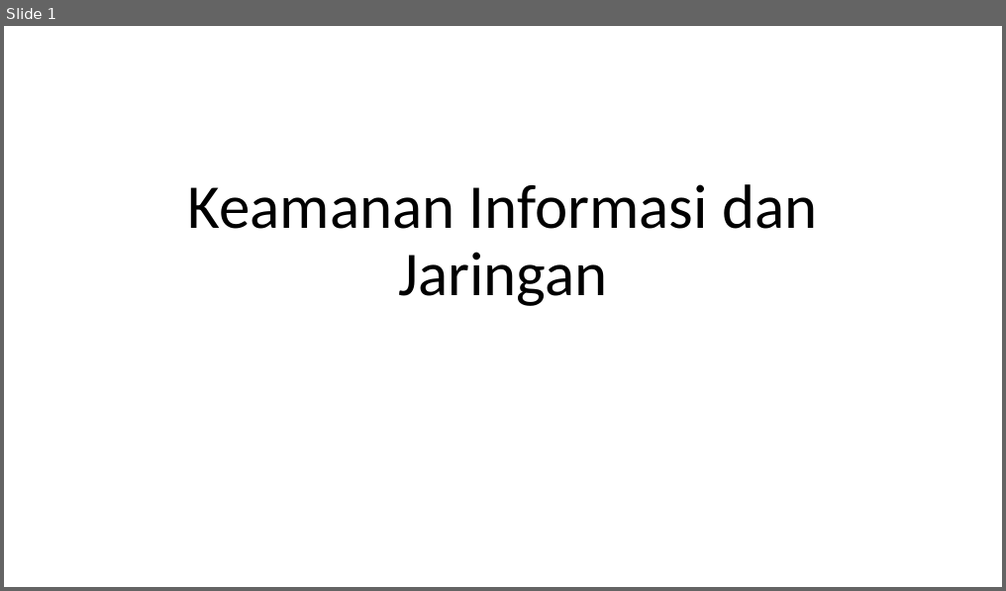
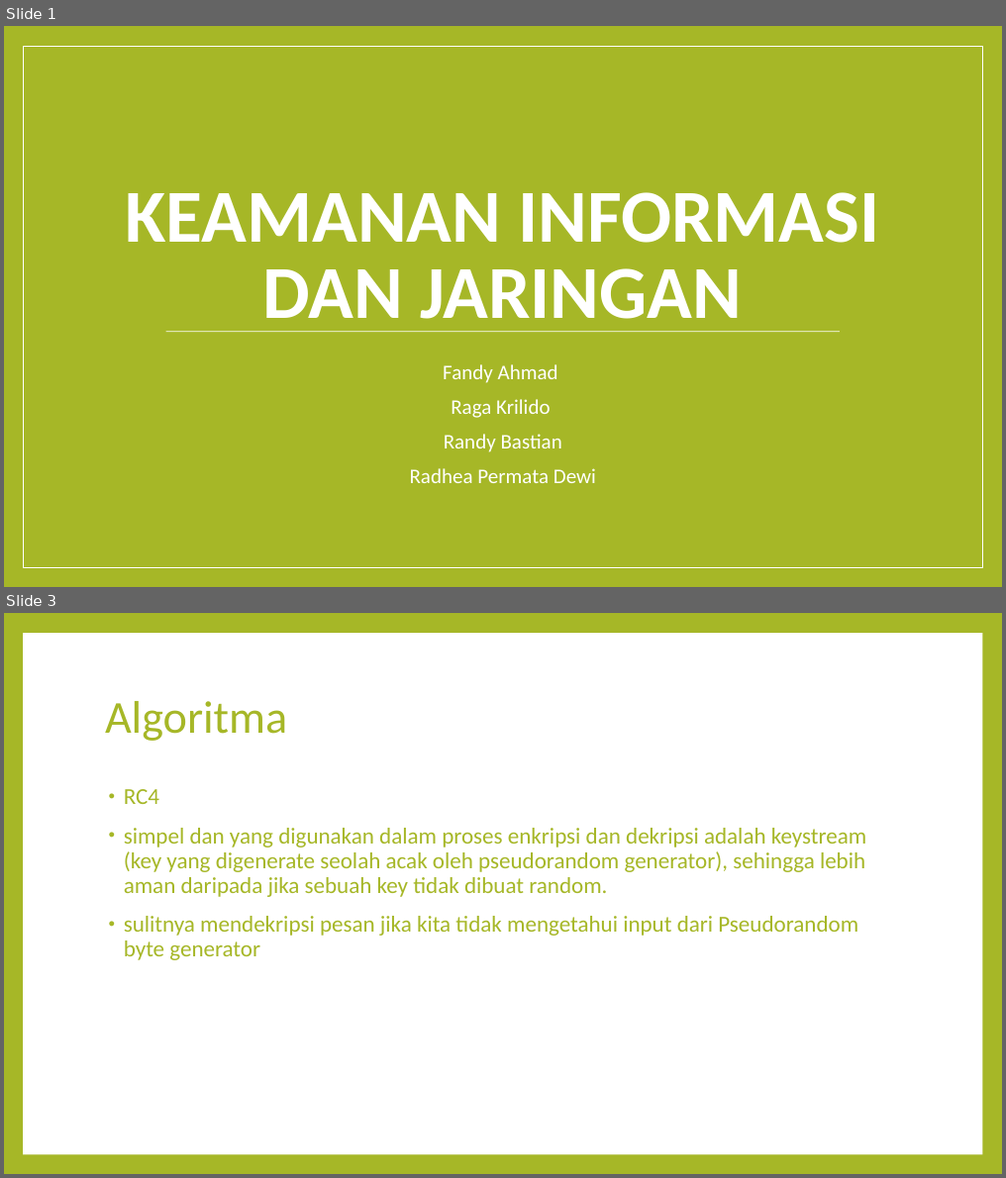
Before and after one commit to radheadewi/chattingKIJ, a slide deck: Dokumentasi/Presentasi Diskusi.ppt. Shown one above the other, each under a label of ours: slide 1 before the commit, slides 1 and 3 after it; the slides between them are not shown. The pictures are 1006x591 and 1006x1178 pixels, drawn with LibreOffice and Linux fonts; fonts in the diff are those of the drawing. Boxes give left, top, right and bottom in pixels: in the first picture for what was removed or moved away, otherwise in the second. Text is boxed around its words. In the diff, an @@ line names an element or a change of style, - is before the commit and + after.

```diff
--- a/Dokumentasi/Presentasi Diskusi.ppt
+++ b/Dokumentasi/Presentasi Diskusi.ppt
@@ slide 3 added at [4, 613, 1002, 1174], background #A6B727 @@
@@ rectangle added at [23, 633, 982, 1155], fill #FFFFFF @@
@@ title added at [105, 701, 287, 741], 44 pt, text #A6B727 @@
+Algoritma
@@ text added at [124, 789, 866, 960], 22 pt, text #A6B727 @@
+• RC4
+• simpel dan yang digunakan dalam proses enkripsi dan dekripsi adalah keystream (key yang digenerate seolah acak oleh pseudorandom generator), sehingga lebih aman daripada jika sebuah key tidak dibuat random.
+• sulitnya mendekripsi pesan jika kita tidak mengetahui input dari Pseudorandom byte generator
@@ slide 1 changed as well @@
@@ background #FFFFFF to #A6B727 @@
@@ rectangle added at [23, 46, 982, 568], fill #A6B727, outline #FFFFFF 0.99 pt @@
@@ title at [125, 192, 879, 332]: text changed; size 60 to 72 pt; text colour #000000 to #FFFFFF; bold on @@
-Keamanan Informasi dan Jaringan
+KEAMANAN INFORMASI DAN JARINGAN
@@ line added from (165, 331) to (839, 331), #FFFFFF 0.79 pt @@
@@ subtitle added at [410, 365, 596, 483], 20 pt, text #FFFFFF @@
+Fandy Ahmad
+Raga Krilido
+Randy Bastian
+Radhea Permata Dewi
```
Also in this commit, not shown: 4 other slides added, 3 other files.
